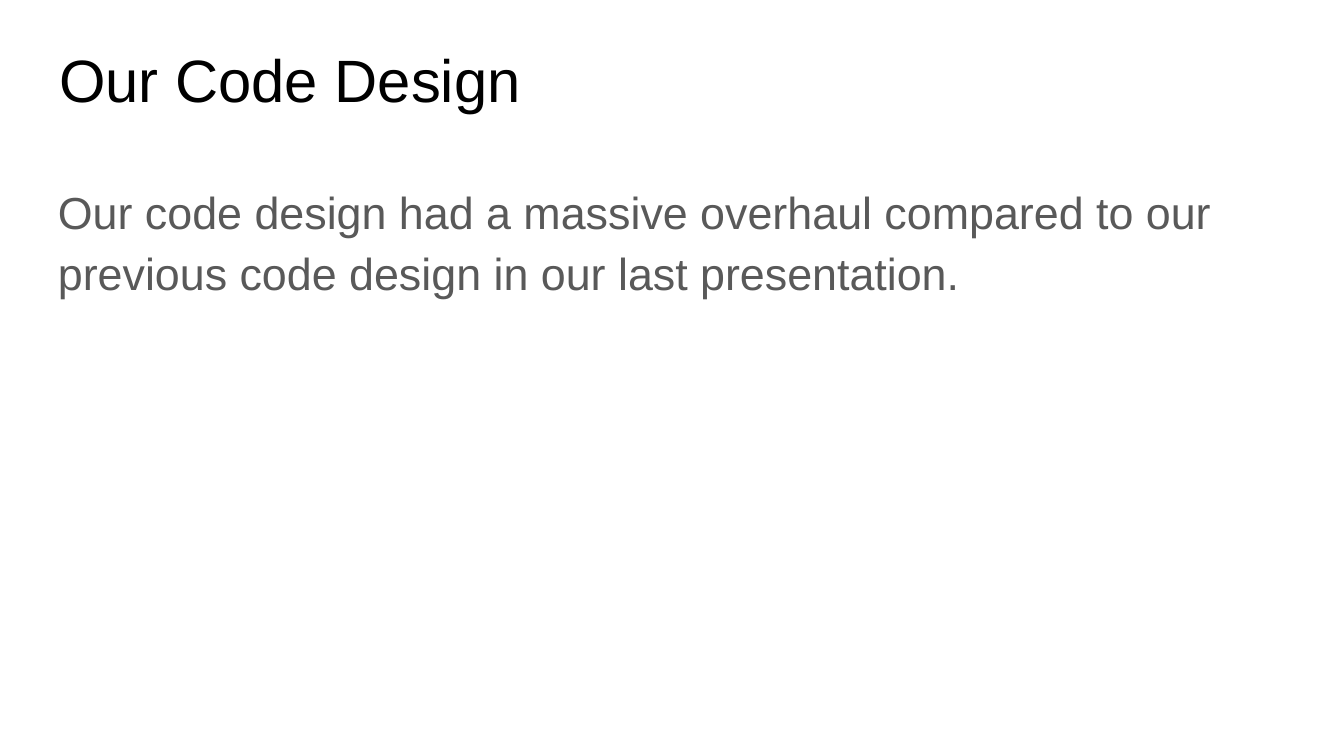
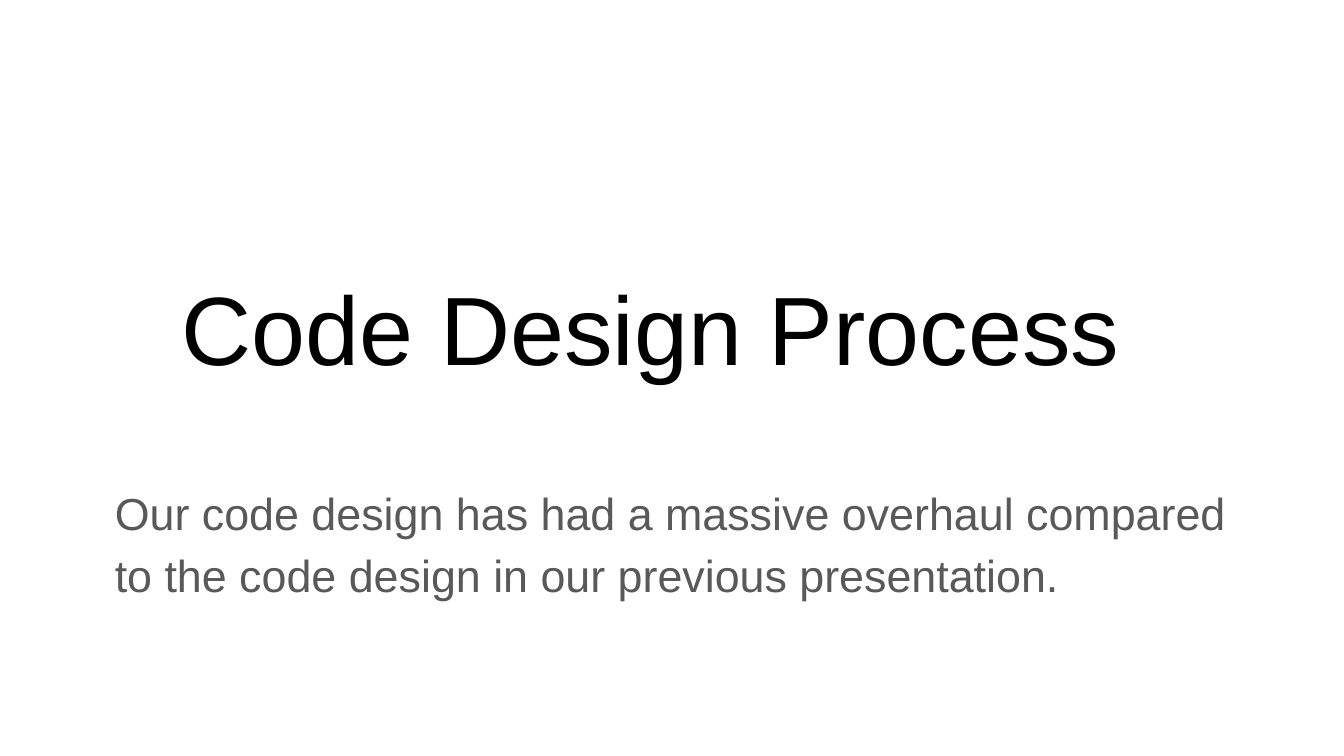
Before and after one commit to yangyaoi/Connect-Four-Project, a slide deck: slide 7 of Documents/Final Presentation/Final incomplete.pptx. Drawn at 1344x756 pixels with LibreOffice and Linux fonts; fonts in the diff are those of the drawing. Boxes give left, top, right and bottom in pixels: in the first picture for what was removed or moved away, otherwise in the second. Text is boxed around its words. In the diff, an @@ line names an element or a change of style, - is before the commit and + after.

```diff
--- a/Documents/Final Presentation/Final incomplete.pptx
+++ b/Documents/Final Presentation/Final incomplete.pptx
@@ title at [182,294,1119,382]: text changed; size 32 to 52 pt @@
-Our Code Design
+Code Design Process
@@ text at [115,497,1225,601]: text changed @@
-Our code design had a massive overhaul compared to our previous code design in our last presentation.
+Our code design has had a massive overhaul compared to the code design in our previous presentation.
```
Also in this commit, not shown: 6 other slides changed, 2 slides added.
